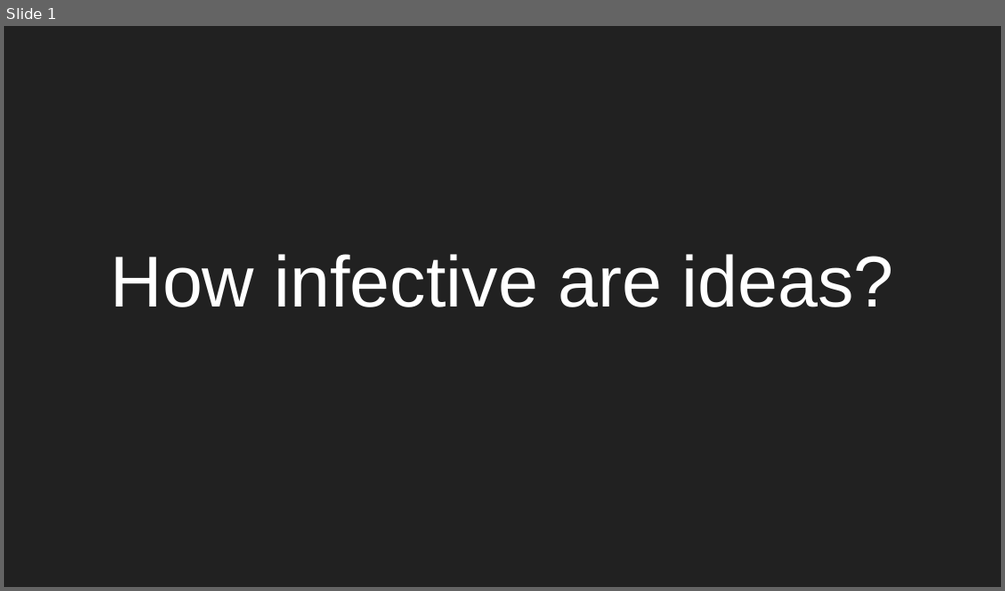
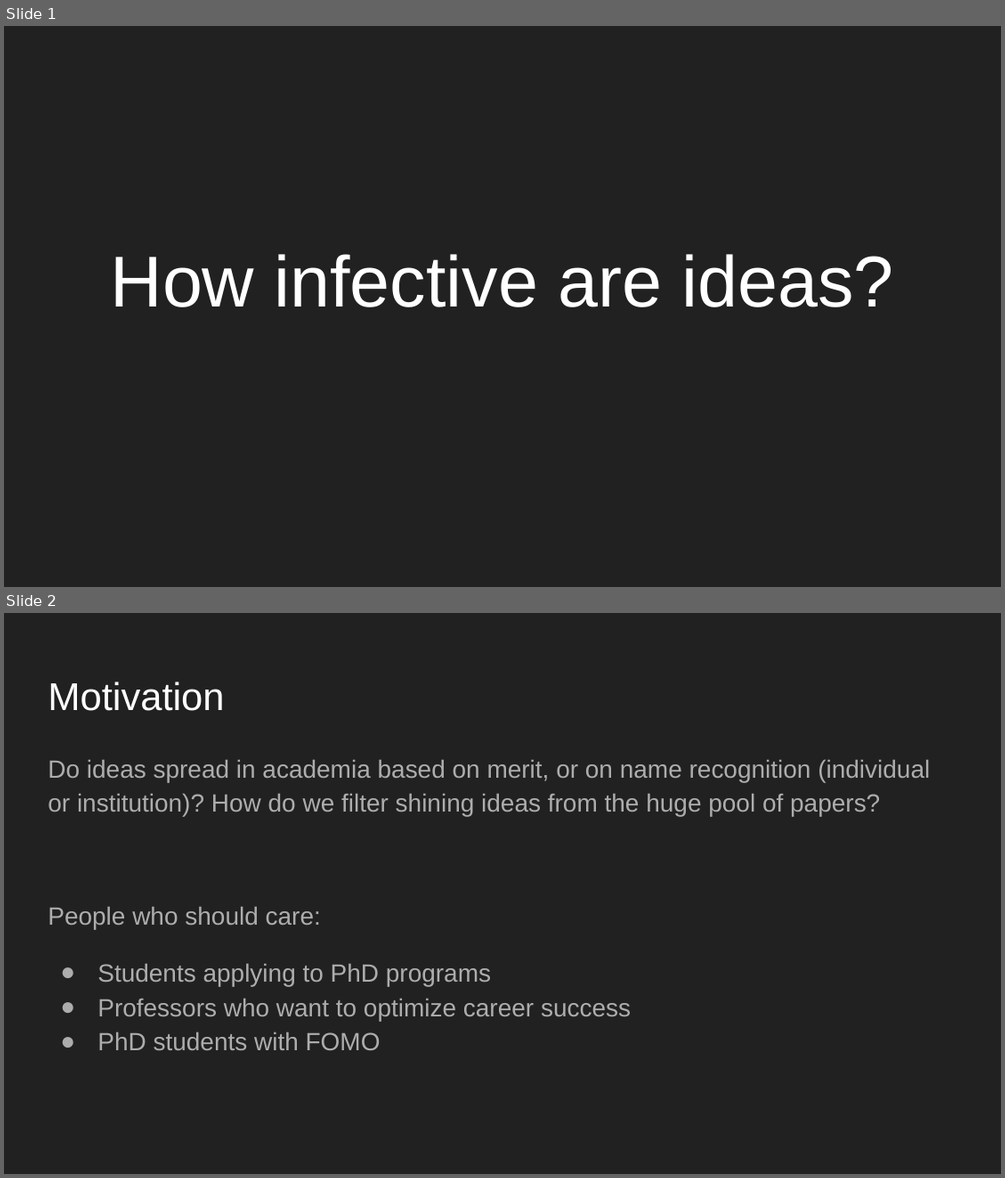
Before and after one commit to rohitmujumdar/Propagation-of-Epidemics-in-Citation-Networks, a slide deck: DOC/Presentation.pptx. Shown one above the other, each under a label of ours: slide 1 before the commit, slides 1 and 2 after it. The pictures are 1005x591 and 1005x1178 pixels, drawn with LibreOffice and Linux fonts; fonts in the diff are those of the drawing. Boxes give left, top, right and bottom in pixels: in the first picture for what was removed or moved away, otherwise in the second. Text is boxed around its words. In the diff, an @@ line names an element or a change of style, - is before the commit and + after.

```diff
--- a/DOC/Presentation.pptx
+++ b/DOC/Presentation.pptx
@@ slide 2 added at (x1=4, y1=613, x2=1001, y2=1174), background #212121 @@
@@ title added at (x1=48, y1=682, x2=224, y2=711), 28 pt, text #FFFFFF @@
+Motivation
@@ text added at (x1=48, y1=759, x2=930, y2=1050), 18 pt, text #ADADAD @@
+Do ideas spread in academia based on merit, or on name recognition (individual or institution)? How do we filter shining ideas from the huge pool of papers?
+People who should care:
+● Students applying to PhD programs
+● Professors who want to optimize career success
+● PhD students with FOMO
```
Also in this commit, not shown: 4 slides changed, 8 other slides added, 1 slide removed, 1 other file.
